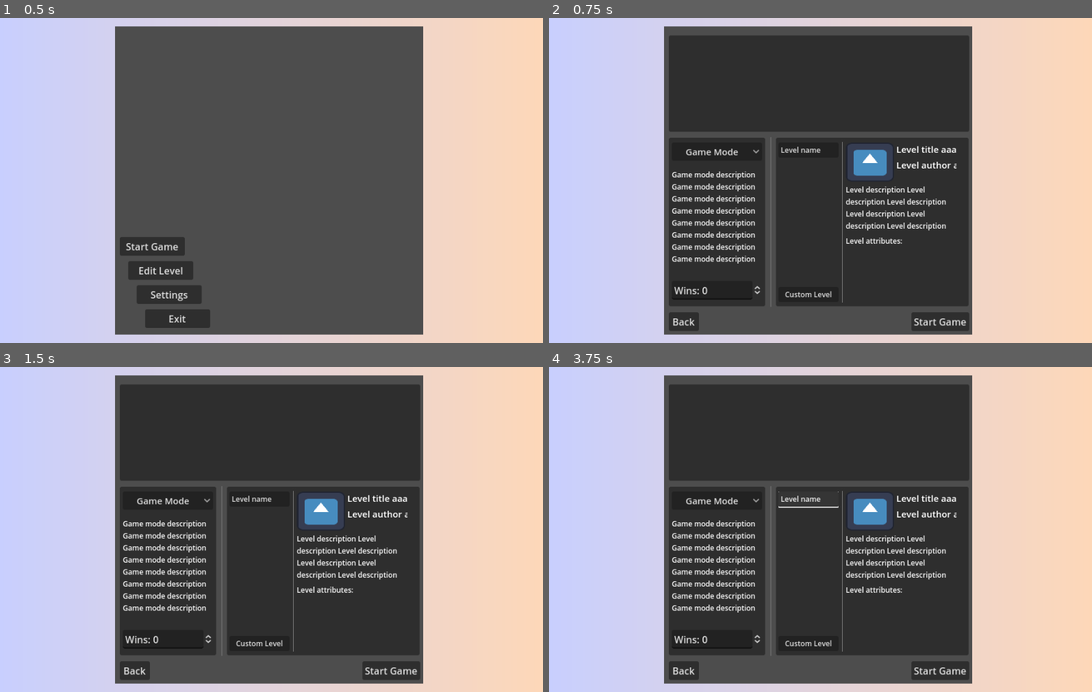
Above: before the commit, frames 1-4 (two rows, left to right).
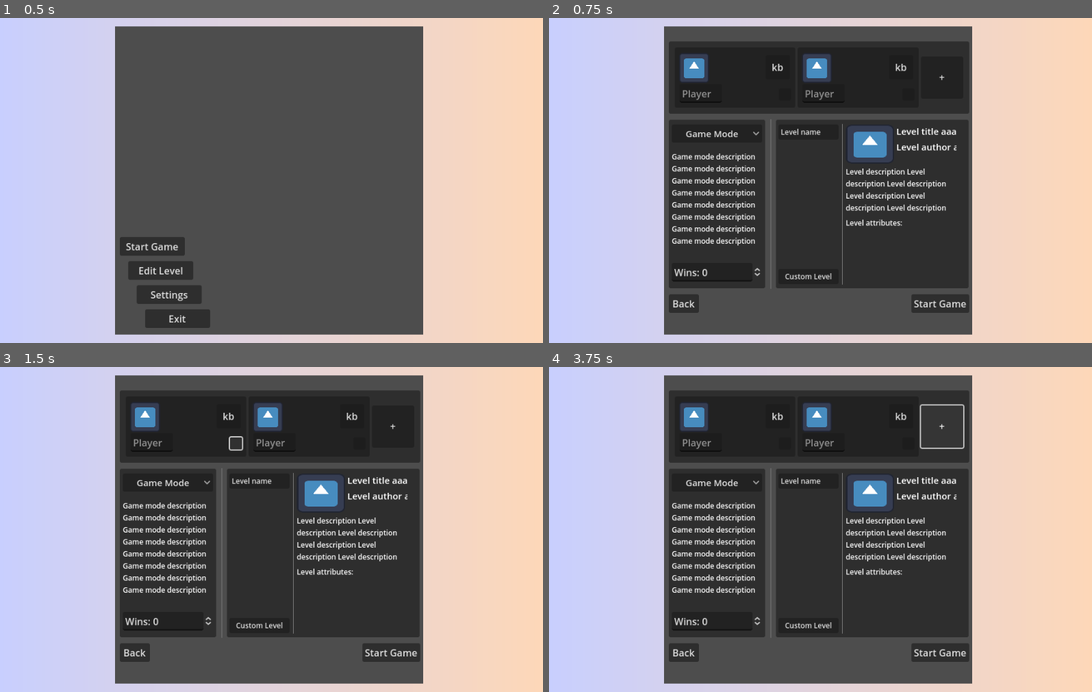
Above: after the commit, the same moments.

Repository: tofimega/Virtual-Bomber
Game: Godot game, scene res://scenes/UI/screen.tscn
Same seed, same stepped clock (60 frames per second), same inputs: the game is played once before the commit and once after it. The engine's default icon, where the game draws it, is replaced by a stand-in: a white triangle on a blue panel in a dark square.
Inputs (mouse positions are in pixels of both pictures, inside the frame that each line leads up to):
- Up to frame 1 (0.5 s): no input
- Up to frame 2 (0.75 s): click "Start Game" at 0.5 s
- Up to frame 3 (1.5 s): click (233, 445) at 1.27 s
- Up to frame 4 (3.75 s): click "Level name" at 2 s; click (777, 415) at 2.75 s, where only the run after the commit has a clickable "kb"; click "Level name" (after the commit: "+") at 3.5 s

Frame 1 is identical in both runs. In frame 2, 13% of the frame differs, in the area x 22-78%, y 5-97%; in frame 3, 13%; in frame 4, 14%.

Commit message:
static version of player select

Diff:
--- /dev/null
+++ b/scenes/UI/player_select/player_select_tag.tscn
@@ -0,0 +1,67 @@
+[gd_scene load_steps=2 format=3 uid="uid://cw80fdp1v6447"]
+
+[ext_resource type="Texture2D" uid="uid://by40brljb1ca3" path="res://icon.svg" id="1_chdkt"]
+
+[node name="PlayerSelectTag" type="Control"]
+custom_minimum_size = Vector2(110, 100)
+layout_mode = 3
+anchors_preset = 0
+offset_right = 70.0
+offset_bottom = 50.0
+size_flags_horizontal = 3
+
+[node name="Background" type="Panel" parent="."]
+layout_mode = 1
+anchors_preset = 15
+anchor_right = 1.0
+anchor_bottom = 1.0
+grow_horizontal = 2
+grow_vertical = 2
+
+[node name="TextureRect" type="TextureRect" parent="."]
+layout_mode = 1
+offset_left = 7.0
+offset_top = 9.0
+offset_right = 57.0
+offset_bottom = 59.0
+texture = ExtResource("1_chdkt")
+expand_mode = 1
+
+[node name="Button" type="Button" parent="."]
+layout_mode = 1
+anchors_preset = 3
+anchor_left = 1.0
+anchor_top = 1.0
+anchor_right = 1.0
+anchor_bottom = 1.0
+offset_left = -27.0
+offset_top = -32.0
+offset_right = -7.0
+offset_bottom = -12.0
+grow_horizontal = 0
+grow_vertical = 0
+
+[node name="Button2" type="Button" parent="."]
+layout_mode = 1
+anchors_preset = 1
+anchor_left = 1.0
+anchor_right = 1.0
+offset_left = -49.0
+offset_top = 13.0
+offset_right = -9.0
+offset_bottom = 53.0
+grow_horizontal = 0
+text = "kb"
+
+[node name="LineEdit" type="LineEdit" parent="."]
+layout_mode = 1
+anchors_preset = 2
+anchor_top = 1.0
+anchor_bottom = 1.0
+offset_left = 8.0
+offset_top = -39.0
+offset_right = 78.0
+offset_bottom = -8.0
+grow_vertical = 0
+placeholder_text = "Player"
+max_length = 6
--- a/scenes/main/menu_scene/game_settings/game_settings_scene.tscn
+++ b/scenes/main/menu_scene/game_settings/game_settings_scene.tscn
@@ -11,9 +11,9 @@
 anchor_right = 1.0
 anchor_bottom = 1.0
 offset_left = 200.0
-offset_top = 18.0
+offset_top = 15.0
 offset_right = -198.0
-offset_bottom = -10.0
+offset_bottom = -13.0
 grow_horizontal = 2
 grow_vertical = 2
 script = ExtResource("1_vnjlh")
@@ -34,8 +34,7 @@
 layout_mode = 2
 theme_override_constants/separation = 10
 
-[node name="PlayerTags" parent="MarginContainer/VBoxContainer" instance=ExtResource("1_i3fjp")]
-custom_minimum_size = Vector2(0, 160)
+[node name="PlayerSelect" parent="MarginContainer/VBoxContainer" instance=ExtResource("1_i3fjp")]
 layout_mode = 2
 
 [node name="HBoxContainer" type="HBoxContainer" parent="MarginContainer/VBoxContainer"]
@@ -65,3 +64,5 @@
 [node name="StartGame" type="Button" parent="MarginContainer/VBoxContainer/HBoxContainer2"]
 layout_mode = 2
 text = "Start Game"
+
+[editable path="MarginContainer/VBoxContainer/PlayerSelect"]
--- a/scenes/main/menu_scene/game_settings/player_tags_container/player_tags.tscn
+++ b/scenes/main/menu_scene/game_settings/player_tags_container/player_tags.tscn
@@ -1,7 +1,9 @@
-[gd_scene format=3 uid="uid://b1p0mrw1ydpmb"]
+[gd_scene load_steps=2 format=3 uid="uid://b1p0mrw1ydpmb"]
 
-[node name="PlayerTags" type="Panel"]
-custom_minimum_size = Vector2(0, 150)
+[ext_resource type="PackedScene" uid="uid://cw80fdp1v6447" path="res://scenes/UI/player_select/player_select_tag.tscn" id="1_65vhs"]
+
+[node name="PlayerSelect" type="Panel"]
+custom_minimum_size = Vector2(490, 120)
 
 [node name="MarginContainer" type="MarginContainer" parent="."]
 layout_mode = 1
@@ -17,3 +19,15 @@
 
 [node name="PlayerTags" type="HBoxContainer" parent="MarginContainer"]
 layout_mode = 2
+
+[node name="PlayerSelectTag" parent="MarginContainer/PlayerTags" instance=ExtResource("1_65vhs")]
+layout_mode = 2
+
+[node name="PlayerSelectTag2" parent="MarginContainer/PlayerTags" instance=ExtResource("1_65vhs")]
+layout_mode = 2
+
+[node name="Button" type="Button" parent="MarginContainer/PlayerTags"]
+custom_minimum_size = Vector2(70, 70)
+layout_mode = 2
+size_flags_vertical = 4
+text = "+"
--- a/scenes/main/results_scene/results.gd
+++ b/scenes/main/results_scene/results.gd
@@ -16,10 +16,9 @@
 
 	for n in GlobalAccess.get_left_panel().get_children():
 		n.free()
-
 	for n in GlobalAccess.get_right_panel().get_children():
 		n.free()
-	GlobalAccess.replace_game_scene(ResourceLoader.load("res://scenes/main/game_scene/game_scene.tscn"))
+	GlobalAccess.replace_game_scene(ResourceLoader.load("res://scenes/main/menu_scene/game_settings/game_settings_scene.tscn"))
 
 
 func back_to_menu()->void:
